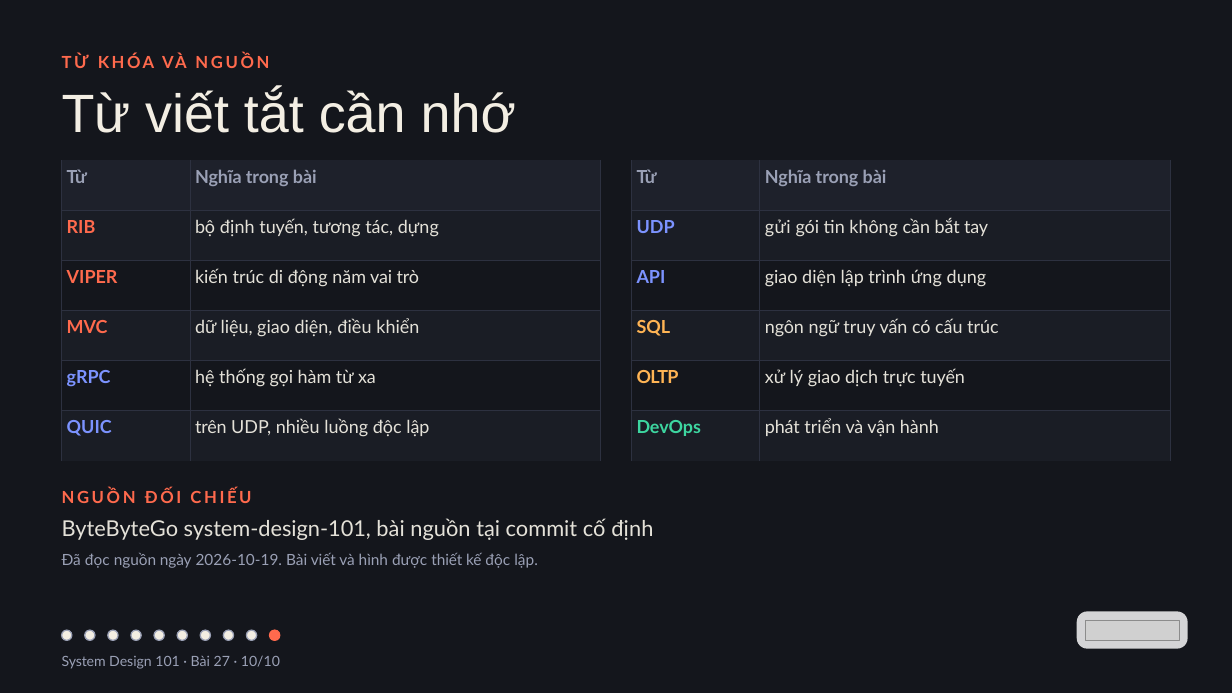
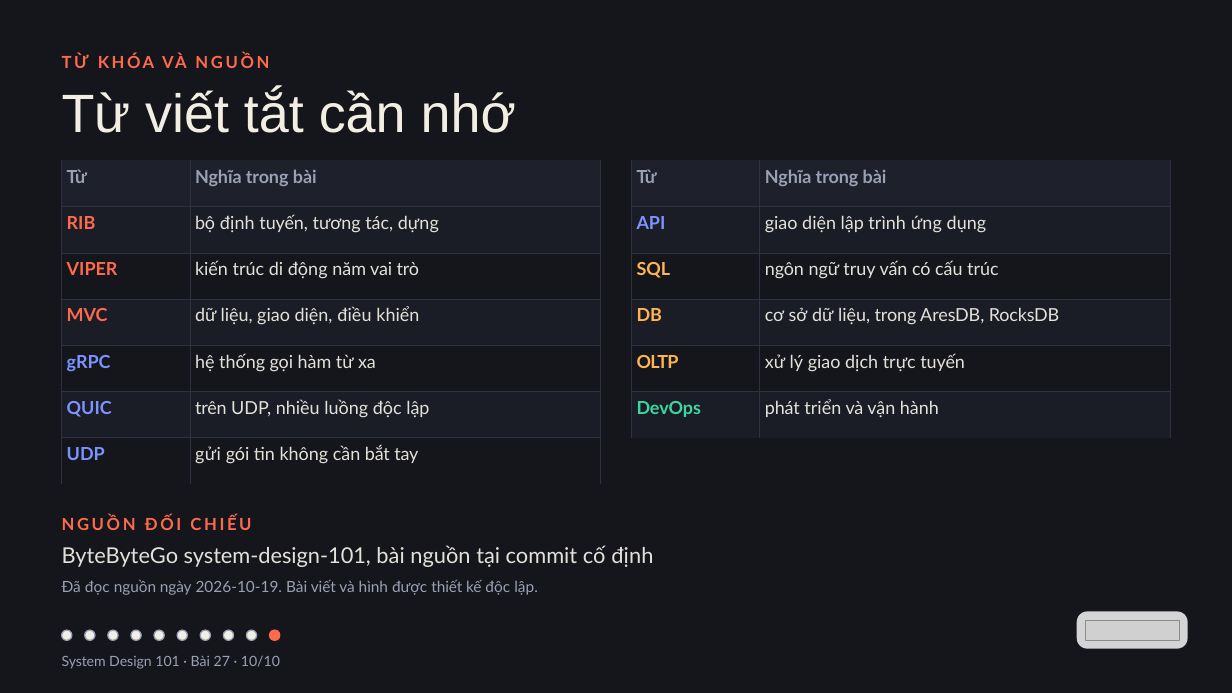
Before and after one commit to vohoailinh90/tool-marketing-studio, a slide deck: slide 10 of system-design-101/vi/lessons/sd-02-027/slides/sd-02-027.pptx. Drawn at 1232x693 pixels with LibreOffice and Linux fonts; fonts in the diff are those of the drawing; grey boxes stand for pictures. Boxes give left, top, right and bottom in pixels: in the first picture for what was removed or moved away, otherwise in the second. Text is boxed around its words. In the diff, an @@ line names an element or a change of style, - is before the commit and + after.

```diff
--- a/system-design-101/vi/lessons/sd-02-027/slides/sd-02-027.pptx
+++ b/system-design-101/vi/lessons/sd-02-027/slides/sd-02-027.pptx
@@ table at (x1=62, y1=160, x2=601, y2=468) @@
+row 7: UDP | gửi gói tin không cần bắt tay
@@ table at (x1=631, y1=160, x2=1170, y2=421) @@
-row 2: UDP | gửi gói tin không cần bắt tay
+row 4: DB | cơ sở dữ liệu, trong AresDB, RocksDB
@@ 3 texts moved together from (x1=62, y1=489, x2=653, y2=568) to (x1=62, y1=516, x2=653, y2=595) @@
```
Also in this commit, not shown: 1 other file.
